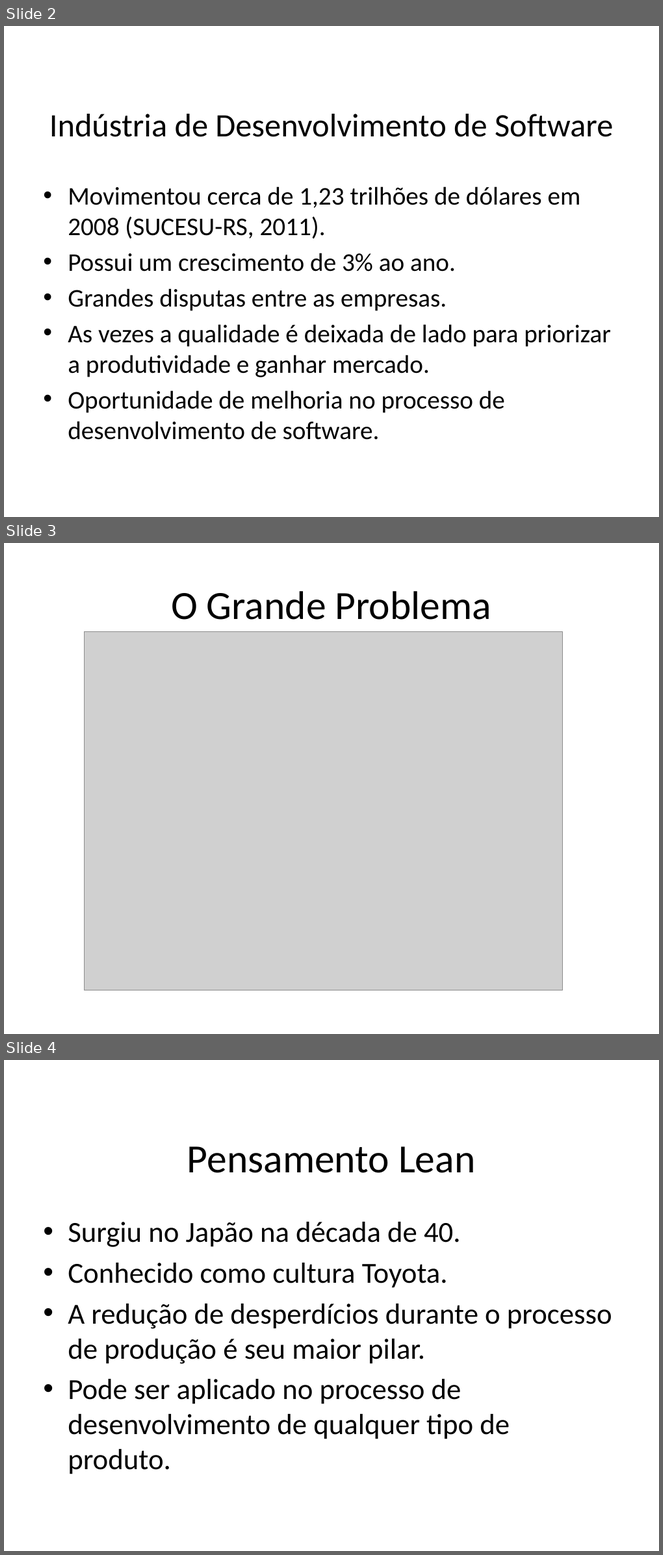
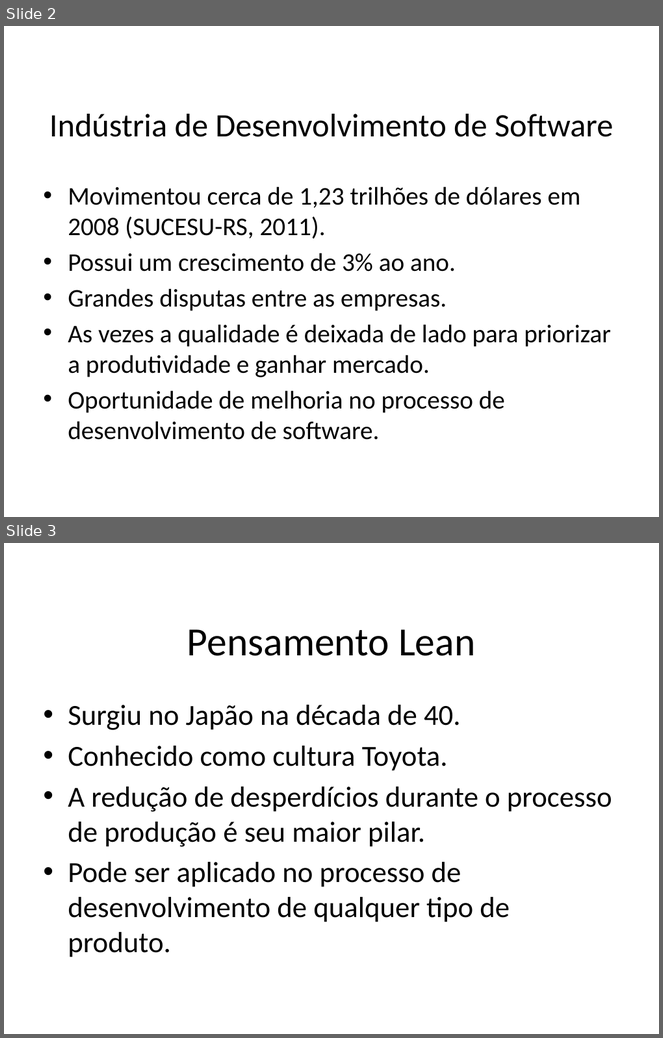
Before and after one commit to jpjcjbr/tccjp, a slide deck: Final/apresentacao tcc.pptx. Shown one above the other, each under a label of ours: slides 2, 3 and 4 before the commit, slides 2 and 3 after it. The pictures are 663x1555 and 663x1038 pixels, drawn with LibreOffice and Linux fonts; fonts in the diff are those of the drawing; grey boxes stand for pictures; background and template pictures are left out. Boxes give left, top, right and bottom in pixels: in the first picture for what was removed or moved away, otherwise in the second. Text is boxed around its words. In the diff, an @@ line names an element or a change of style, - is before the commit and + after.

```diff
--- a/Final/apresentacao tcc.pptx
+++ b/Final/apresentacao tcc.pptx
@@ slide 3 removed at <box>4,543,659,1034</box>, background picture (left out) @@
@@ title removed at <box>171,591,492,620</box> @@
-O Grande Problema
@@ picture removed at <box>84,632,563,991</box> @@
@@ what was slide 4 is now slide 3 @@
```
Also in this commit, not shown: 3 slides changed.
